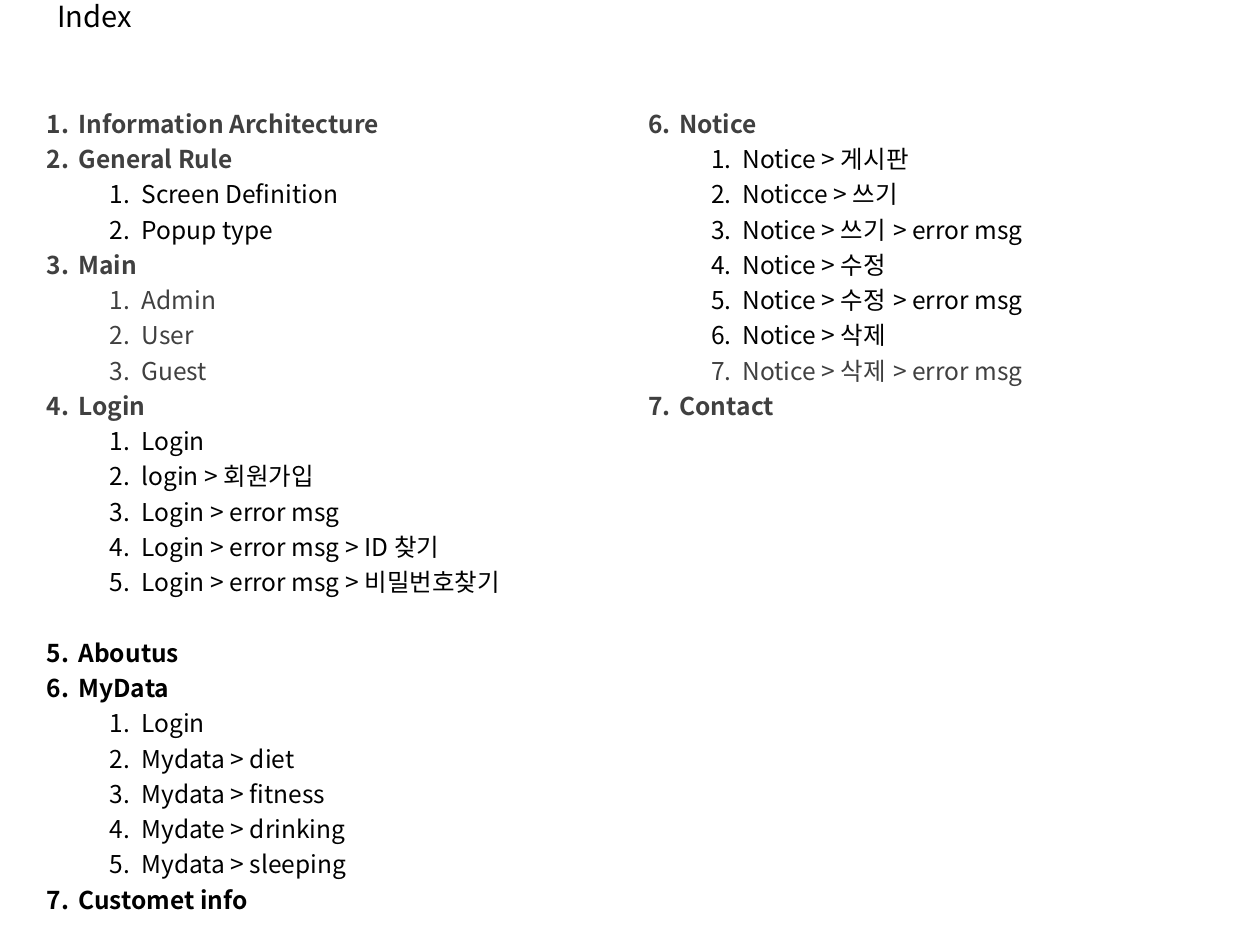
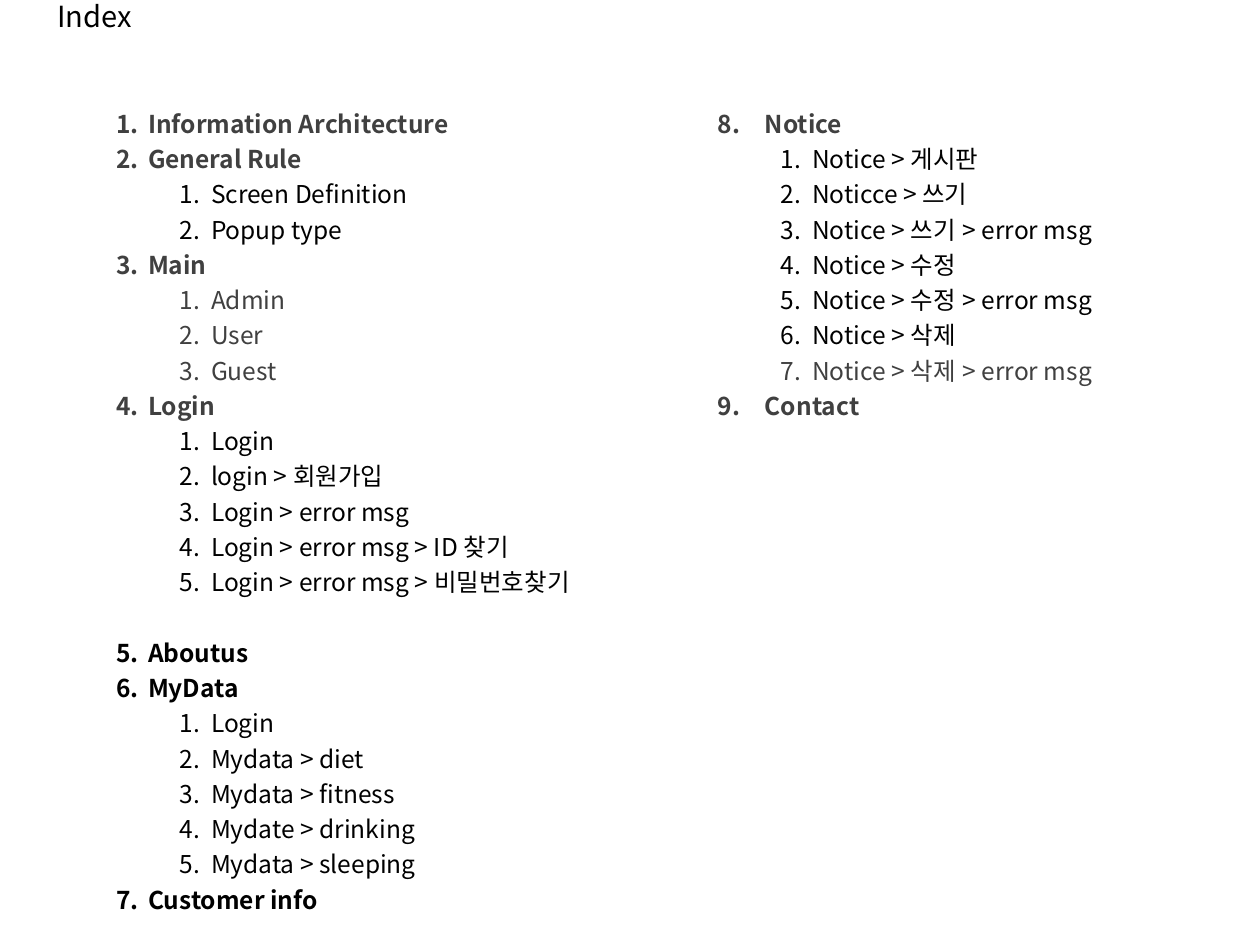
Before and after one commit to johnbaek85/Documents_Calog, a slide deck: slide 6 of PPT/스토리보드 웹페이지 샘플.ppt. Drawn at 1260x945 pixels with LibreOffice and Linux fonts; fonts in the diff are those of the drawing. Boxes give left, top, right and bottom in pixels: in the first picture for what was removed or moved away, otherwise in the second. Text is boxed around its words. In the diff, an @@ line names an element or a change of style, - is before the commit and + after.

```diff
--- a/PPT/스토리보드 웹페이지 샘플.ppt
+++ b/PPT/스토리보드 웹페이지 샘플.ppt
@@ text "Information Architecture": place and size @@
-text "Information Architecture" at [78,113,500,910]
+text "Information Architecture" at [148,113,569,910]
@@ text "Notice": place and size @@
-text "Notice" at [680,113,1022,416]
+text "Notice" at [765,113,1092,416]
@@ text at [765,113,859,416]: indent changed @@
@@ text at [148,889,318,910]: text changed @@
-7. Customet info
+7. Customer info
```
Also in this commit, not shown: 3 other slides changed.
